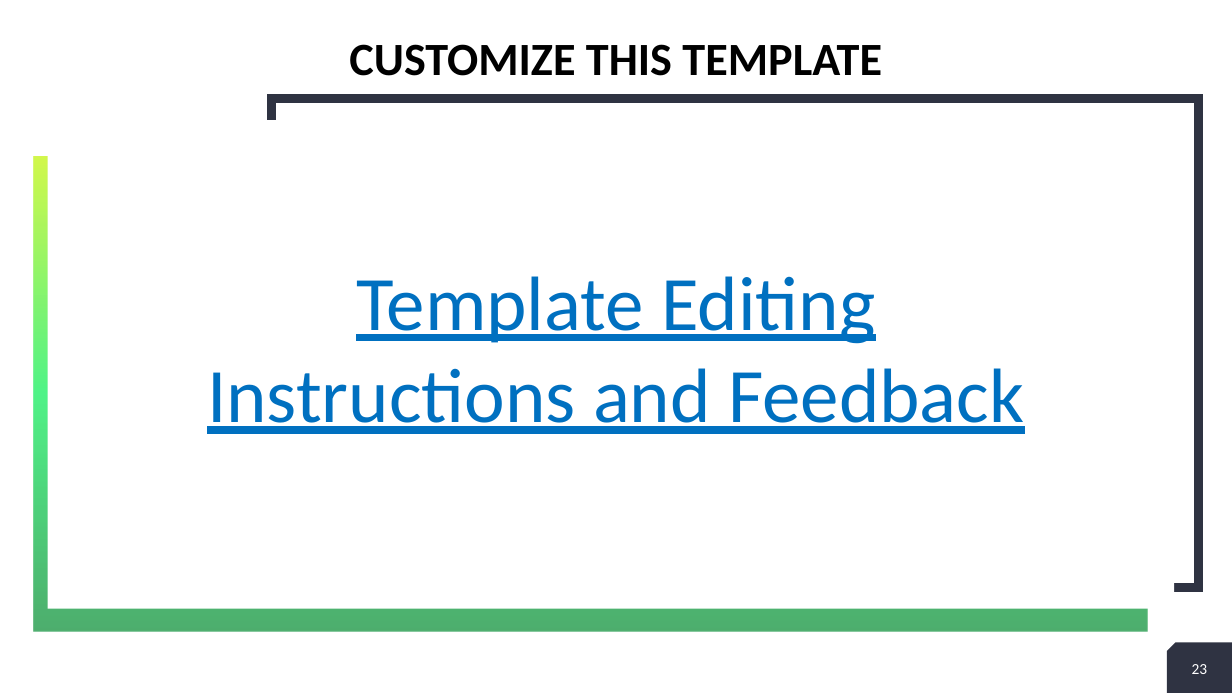
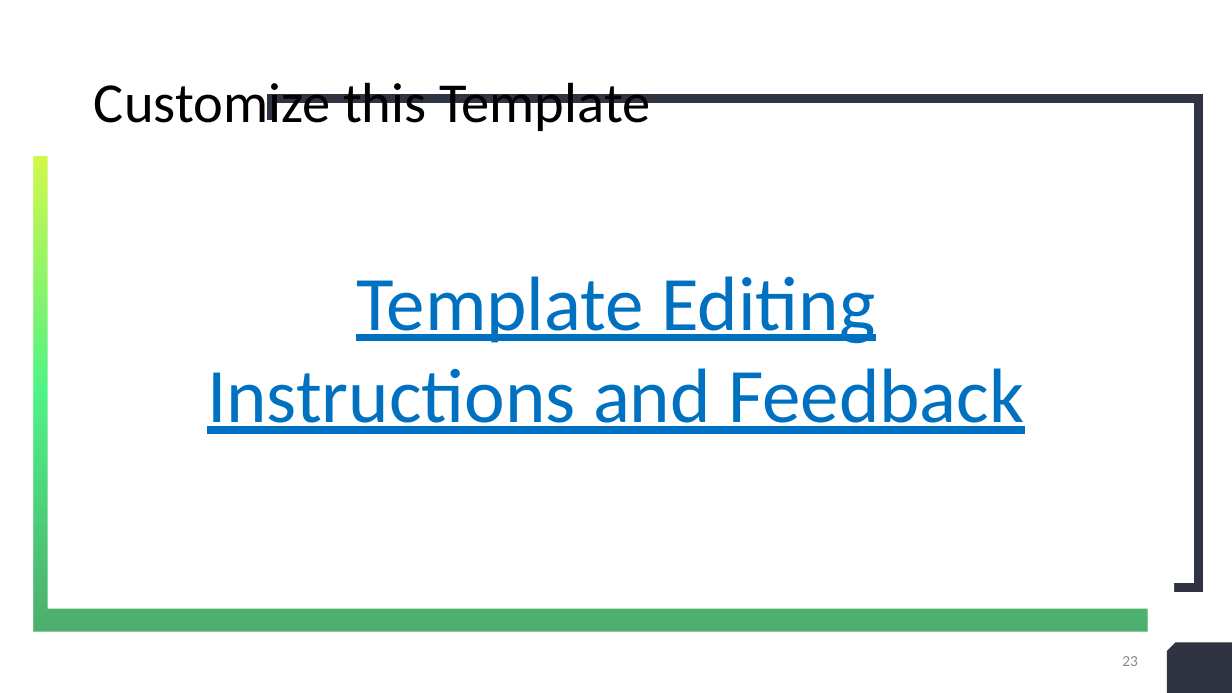
Before and after one commit to Kgross2/portfolio_suitability_application, a slide deck: slide 23 of admin/Portfolio_suitability_ presentationMon draft.pptx. Drawn at 1232x693 pixels with LibreOffice and Linux fonts; fonts in the diff are those of the drawing. Boxes give left, top, right and bottom in pixels: in the first picture for what was removed or moved away, otherwise in the second. Text is boxed around its words. In the diff, an @@ line names an element or a change of style, - is before the commit and + after.

```diff
--- a/admin/Portfolio_suitability_ presentationMon draft.pptx
+++ b/admin/Portfolio_suitability_ presentationMon draft.pptx
@@ title at <box>94,82,650,131</box>: text changed; size 36 to 44 pt; bold off @@
-CUSTOMIZE THIS TEMPLATE
+Customize this Template
@@ page number: place and size @@
-page number at <box>1187,665,1203,674</box>
+page number at <box>1122,656,1138,666</box>
@@ page number at <box>1122,656,1138,666</box>: text colour #FFFFFF to #8C8C8C; alignment centre to right @@
@@ page number removed at <box>1192,664,1208,674</box> @@
-23
```
Also in this commit, not shown: 21 other slides changed, 19 other files.
